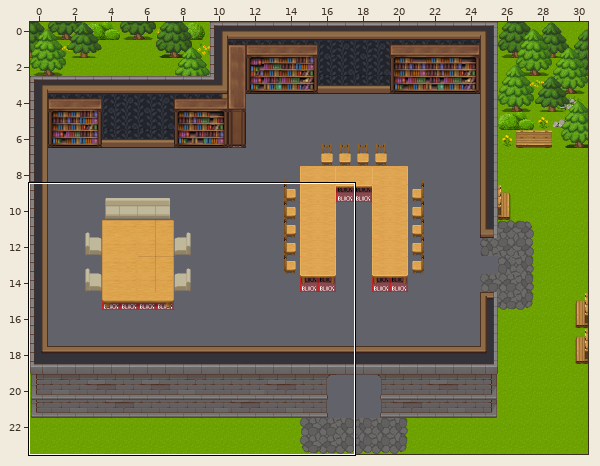
An edit to a level. Tiled map (JSON), library.tmj. Above, an overview of the earlier version with the close-up marked.
Close-up. The starting point:
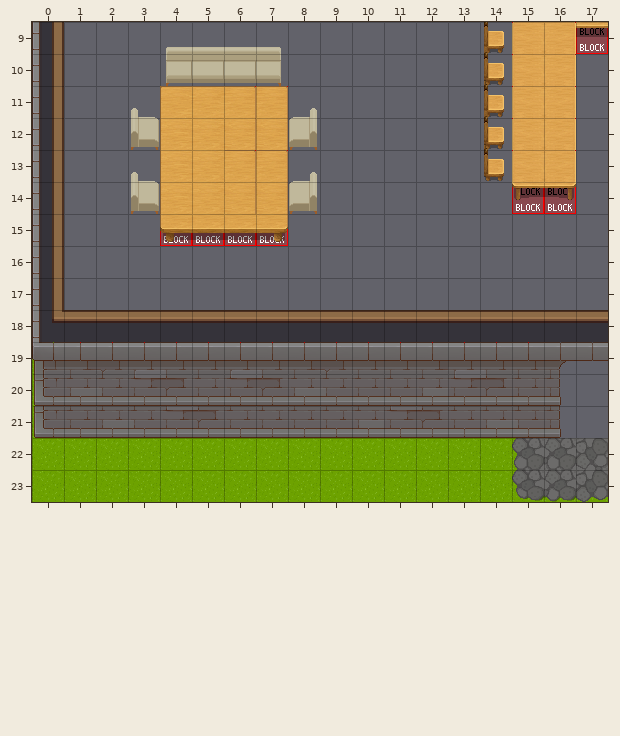
Cells are 32x32 px. Shown: x 0..17, y 9..23. The commit also changed other parts of the map, which this record leaves out. Not drawn, because the pictures are missing: unchanged layers "floor/Floors", "floor/Rugs", "floor/RugsUnderlay".
New version:
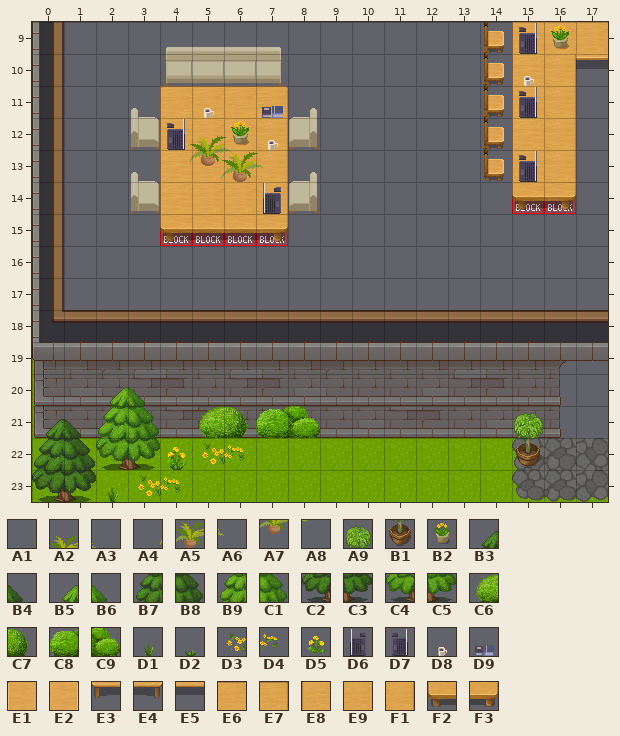
Key: from "WA_Decoration": A1 57, A2 58, A3 59, A4 66, A5 67, A6 68, A7 70, A8 71, A9 78, B1 90, B2 93; from "WA_Exterior": B3 275, B4 276, B5 278, B6 279, B7 300, B8 301, B9 303, C1 304, C2 325, C3 326, C4 328, C5 329, C6 450, C7 451, C8 452, C9 453, D1 508, D2 509, D3 575, D4 576, D5 601; from "WA_Miscellaneous": D6 24, D7 25, D8 59, D9 74; from "WA_Tables": E1 172, E2 173, E3 182, E4 183, E5 185, E6 201, E7 202, E8 210, E9 211, F1 212, F2 220, F3 222.
__ is an empty cell.
Tiles replaced or removed in this view: D7, E1, E2, E3, E4, E5, E7, F1.
Tiles of an added or newly shown layer are drawn over the layers below it.
Changes in this commit:
Changed rows in their new state; .. is an unchanged cell.
Layer "Outside/Outdoor Benches":
first column x 15:
 9 __
11 __
13 __
Layer "Outside/Tree" (added):
first column x 4:
22 D5 D3 D4
Layer "Seating Areas/Tables":
first column x 6:
 9 .. .. .. .. .. .. .. .. .. E8 E9 E9
10 .. .. .. .. .. .. .. .. .. E8 F1 E5
11 E6 .. .. .. .. .. .. .. .. E8 F1 ..
12 E9 .. .. .. .. .. .. .. .. E8 F1 ..
13 E9 F1 .. .. .. .. .. .. .. E8 F1 ..
14 E9 .. .. .. .. .. .. .. .. F2 F3 ..
Layer "Decor Under" (added):
first column x 4:
11 .. D8 .. D9
12 D7 .. B2 D8
13 .. A4 A5 A6
14 .. .. .. D6
Layer "Decor" (added):
first column x 4:
 9 .. .. .. .. .. .. .. .. .. .. .. D7 B2
10 .. .. .. .. .. .. .. .. .. .. .. D8 ..
11 .. .. .. .. .. .. .. .. .. .. .. D7 ..
12 A1 A2 A3 .. .. .. .. .. .. .. .. .. ..
13 .. A7 A8 .. .. .. .. .. .. .. .. D7 ..
Layer "OutsideTop" (added):
first column x 0:
20 .. .. B5 B6 .. .. .. .. .. .. .. .. .. .. .. ..
21 B3 B4 B9 C1 .. C6 C7 C8 C9 .. .. .. .. .. .. A9
22 B7 B8 C4 C5 D2 .. .. .. .. .. .. .. .. .. .. B1
23 C2 C3 D1 D3 D4 .. .. .. .. .. .. .. .. .. .. ..
